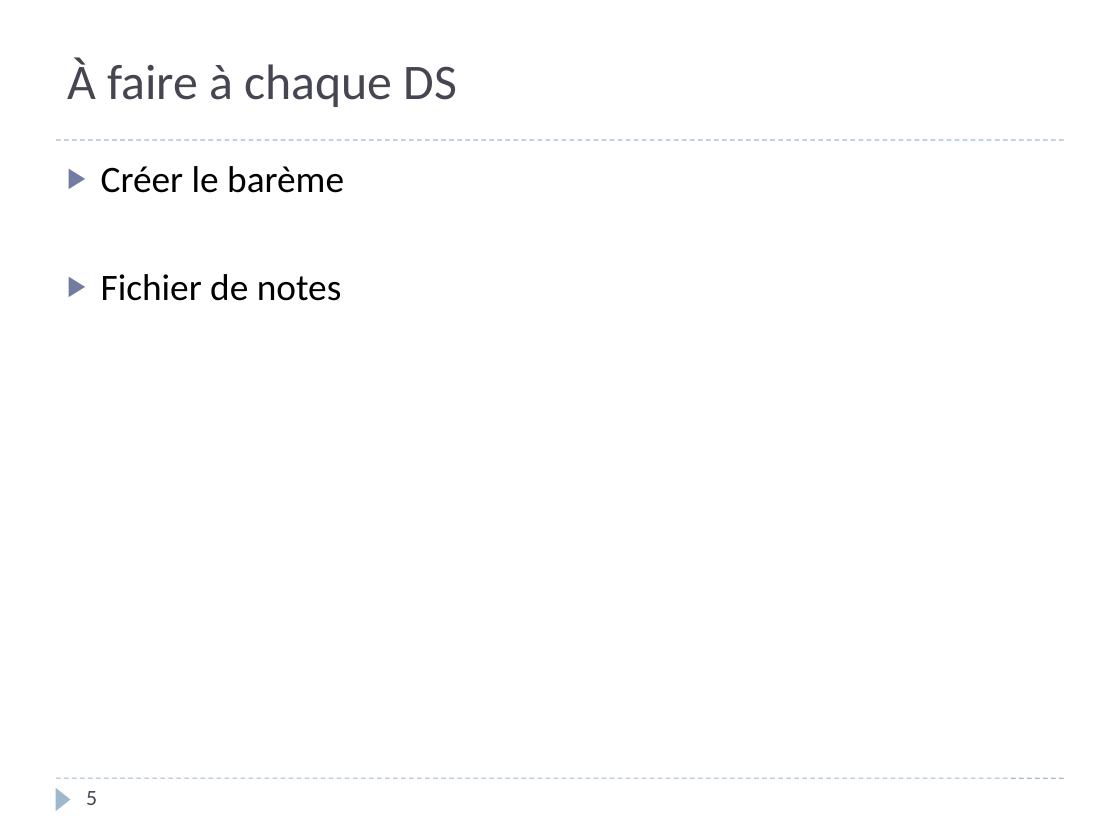
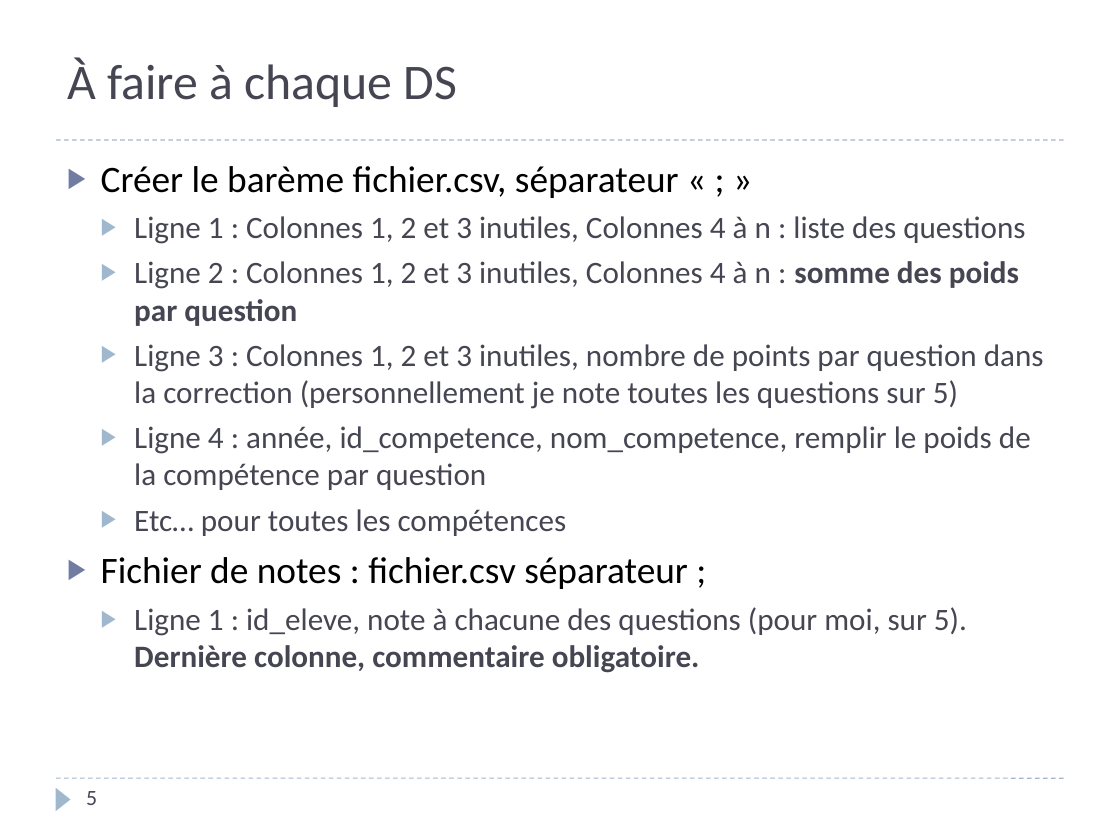
Before and after one commit to xpessoles/PSI, a slide deck: slide 5 of Evaluation_V2/HowTo.pptx. Drawn at 1120x840 pixels with LibreOffice and Linux fonts; fonts in the diff are those of the drawing. Boxes give left, top, right and bottom in pixels: in the first picture for what was removed or moved away, otherwise in the second. Text is boxed around its words. In the diff, an @@ line names an element or a change of style, - is before the commit and + after.

Commit message:
MAJ HOWTO

```diff
--- a/Evaluation_V2/HowTo.pptx
+++ b/Evaluation_V2/HowTo.pptx
@@ text at <box>101,166,1044,673</box>: text changed; size 24 to 20 pt; text colour #000000 to #464653 @@
-▶ Créer le barème
-▶ Fichier de notes
+▶ Créer le barème fichier.csv, séparateur « ; »
+  ▶ Ligne 1 : Colonnes 1, 2 et 3 inutiles, Colonnes 4 à n : liste des questions
+  ▶ Ligne 2 : Colonnes 1, 2 et 3 inutiles, Colonnes 4 à n : somme des poids par question
+  ▶ Ligne 3 : Colonnes 1, 2 et 3 inutiles, nombre de points par question dans la correction (personnellement je note toutes les questions sur 5)
+  ▶ Ligne 4 : année, id_competence, nom_competence, remplir le poids de la compétence par question
+  ▶ Etc… pour toutes les compétences
+▶ Fichier de notes : fichier.csv séparateur ;
+  ▶ Ligne 1 : id_eleve, note à chacune des questions (pour moi, sur 5). Dernière colonne, commentaire obligatoire.
```
